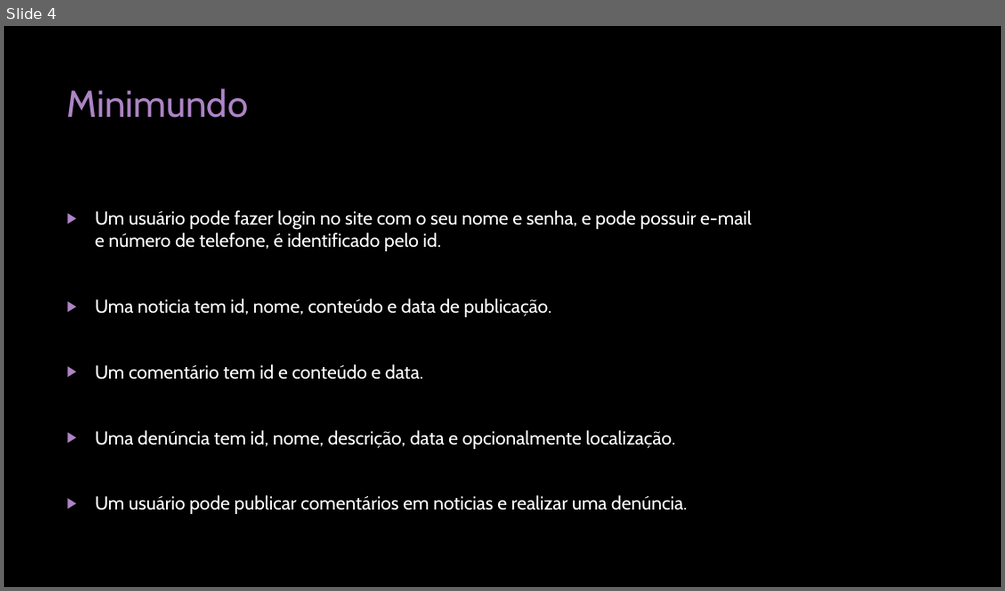
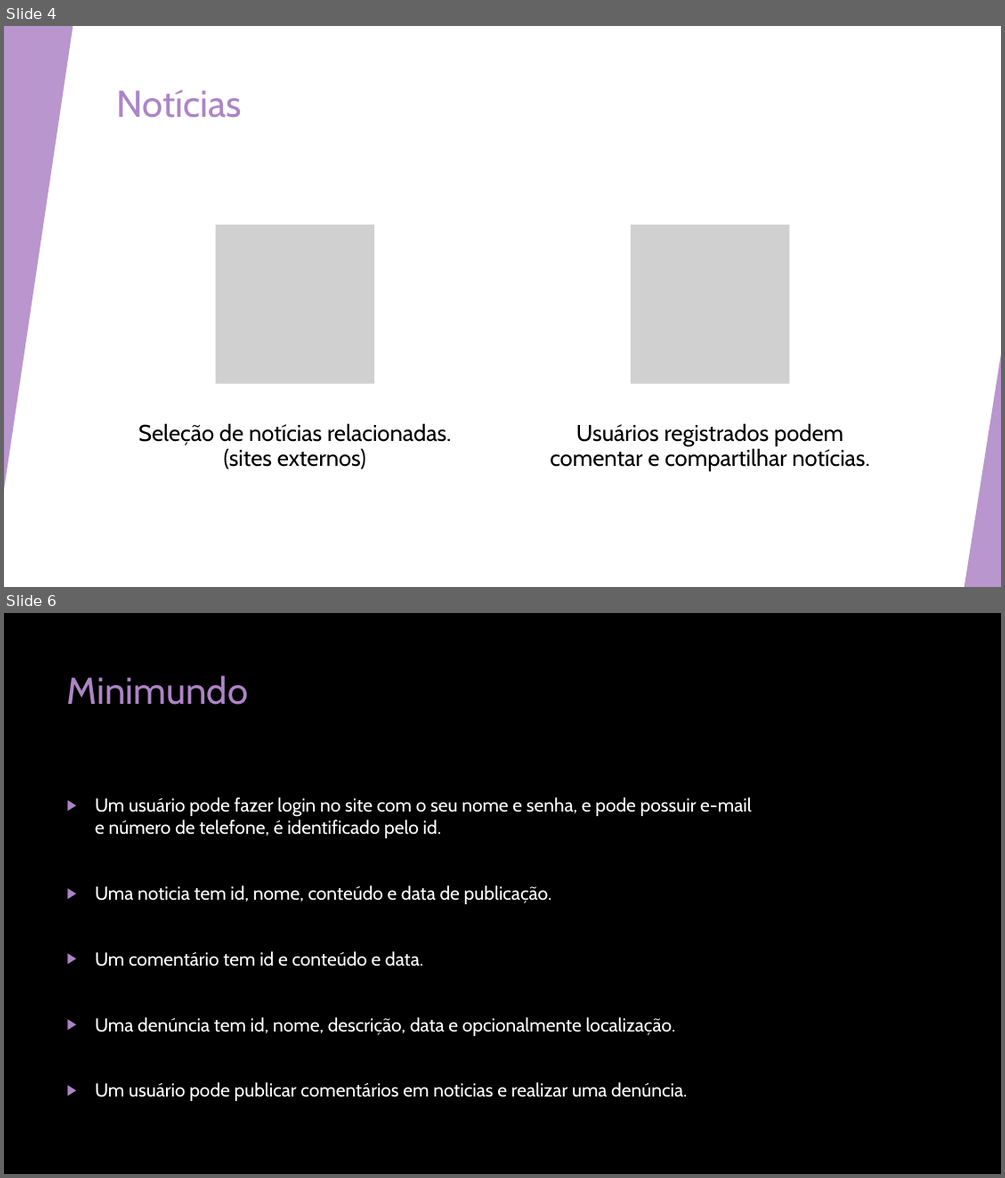
Before and after one commit to guilhermewerner/ti2, a slide deck: Documentation/Sprint-2.pptx. Shown one above the other, each under a label of ours: slide 4 before the commit, slides 4 and 6 after it; the slides between them are not shown. The pictures are 1005x591 and 1005x1178 pixels, drawn with LibreOffice and Linux fonts; fonts in the diff are those of the drawing; grey boxes stand for pictures; background and template pictures are left out. Boxes give left, top, right and bottom in pixels: in the first picture for what was removed or moved away, otherwise in the second. Text is boxed around its words. In the diff, an @@ line names an element or a change of style, - is before the commit and + after.

```diff
--- a/Documentation/Sprint-2.pptx
+++ b/Documentation/Sprint-2.pptx
@@ slide 4 added at box(4, 26, 1001, 587), background #FFFFFF; not listed: 8 template elements that a slide beside it also shows @@
@@ rectangle added at box(4, 26, 1001, 587), fill #FFFFFF @@
@@ triangle added at box(4, 26, 73, 490), fill #AD84C6 at 85% opacity @@
@@ line added from (770, 26) to (870, 587), #BFBFBF 0.75 pt @@
@@ title added at box(117, 90, 242, 118), 36 pt, text #AD84C6 @@
+Notícias
@@ line added from (1001, 328) to (611, 587), #D9D9D9 0.75 pt @@
@@ triangle added at box(964, 354, 1001, 587), fill #AD84C6 at 85% opacity @@
@@ group added at box(138, 224, 869, 471): 2 pictures, 2 texts @@
+Seleção de notícias relacionadas. (sites externos)
+Usuários registrados podem comentar e compartilhar notícias.
@@ what was slide 4 is now slide 6 @@
```
Also in this commit, not shown: 3 slides changed, 6 other slides added.
